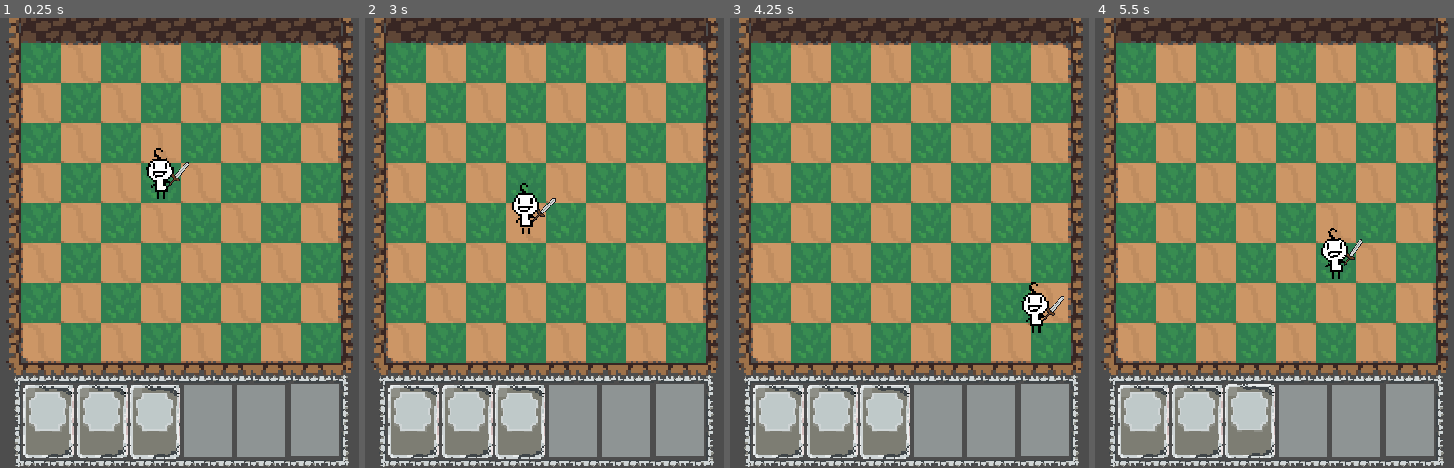
Above: before the commit, frames 1-4 (left to right).
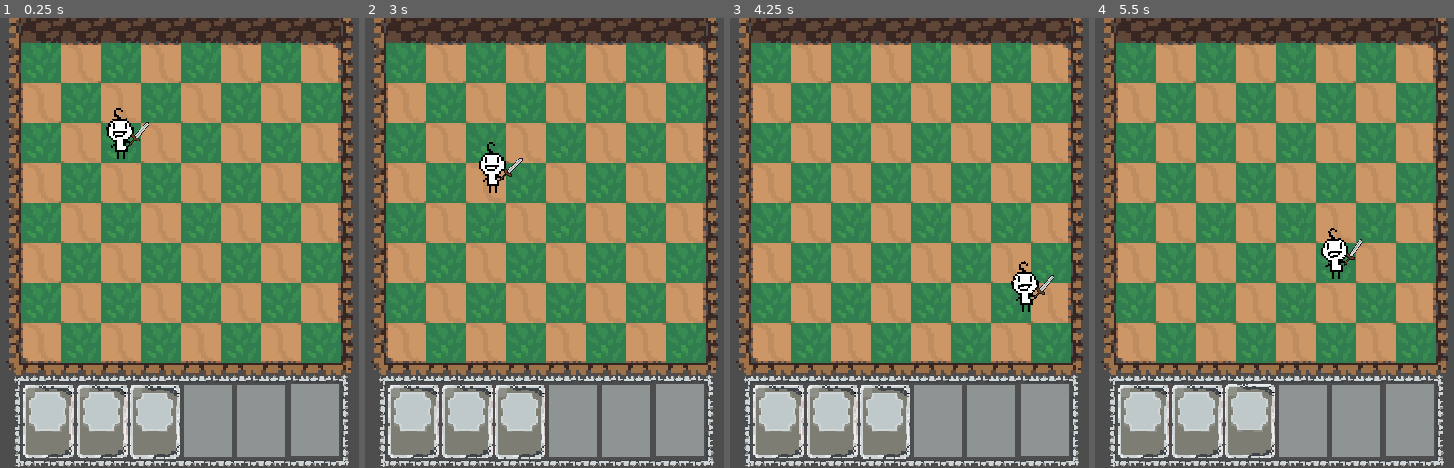
Above: after the commit, the same moments.

Repository: esp-ahz/demo
Game: Godot game, scene res://Level/demo_level/demo_level.tscn
The game is run twice, just before and just after one commit, with the same random seed, the same clock (stepped at 60 frames per second) and the same inputs.
Inputs (mouse positions are in pixels of both pictures, inside the frame that each line leads up to):
- Up to frame 1 (0.25 s): no input
- Up to frame 2 (3 s): drag from (415, 423) to (627, 144) at 0.52 s; tap Enter at 1.25 s; drag from (465, 423) to (505, 333) at 1.27 s; move the mouse to (519, 423) at 2.02 s; press the mouse at (519, 423) at 2.03 s; release the mouse at (519, 423) at 2.75 s; drag from (505, 333) to (outside the picture) at 2.77 s
- Up to frame 3 (4.25 s): move the mouse to (outside the picture) at 3.52 s; press the mouse at (outside the picture) at 3.53 s
- Up to frame 4 (5.5 s): release the mouse at (outside the picture) at 4.25 s; drag from (outside the picture) to (1249, 423) at 4.27 s; move the mouse to (1317, 243) at 5.02 s; press the mouse at (1317, 243) at 5.03 s

The runs differ from the first frame. In frame 1, 1.1% of the frame differs, in the area x 29-53%, y 20-41%; in frame 2, 1.0%; in frame 3, 0.9%; in frame 4, nothing differs.

Commit message:
The abstract class PlayerBase has now been released.

Diff:
--- a/Level/demo_level/demo_level.tscn
+++ b/Level/demo_level/demo_level.tscn
@@ -283,7 +283,7 @@
 script = ExtResource("9_p5yiv")
 
 [node name="CharacterBody2D" parent="." instance=ExtResource("10_y361g")]
-position = Vector2(144, 144)
+position = Vector2(798, 285)
 
 [node name="deck" parent="." instance=ExtResource("11_mbbmm")]
 position = Vector2(75, 908)
--- a/Player/PlayerBase.gd
+++ b/Player/PlayerBase.gd
@@ -1,11 +1,84 @@
-extends Node
+extends CharacterBody2D
+
+var animation_player = null		#角色动画
+var skeleton = null				#骨骼
+var polygon = null				#角色图片
+var speed = 500
+
+# moving 移动相关
+const SCALE = 96
+const POSITION_FIX_X = 48
+const POSITION_FIX_Y = 48
+var initPos: Vector2
+var canMove = false
+var destination = initPos
+
+# charactor attributes 角色属性
+const DEF_HP = 11 	#DEF for DEFAULT
+const DEF_MOVEMENT = 3
+const DEF_MAIN_ACT = 1
+const DEF_EXTRA_ACT = 1
+var hp: int
+var movement: int
+var mainAct: int
+var extraAct: int
+
+# equipment 角色装备
+var weapon = [null, null]
+var armor = null
+var items = [null,]
+var maxItemNum = 1	# 可装备道具上限，由角色属性和装备决定
+
+# magic list 角色法术
+var magic = [null, null]
+
 
 
 # Called when the node enters the scene tree for the first time.
 func _ready():
-	pass # Replace with function body.
-
+	destination = initPos
+	var dest = Vector2(0, 0)
+	dest[0] = initPos[0] * SCALE + POSITION_FIX_X
+	dest[1] = initPos[1] * SCALE + POSITION_FIX_Y
+	position = dest
+	animation_player.play("待机")
+	pass
 
 # Called every frame. 'delta' is the elapsed time since the previous frame.
 func _process(delta):
+	if canMove:
+		moveTo(destination)
+	if not animation_player.is_playing():
+		animation_player.play("待机")
 	pass
+
+func _input(event):
+	if event is InputEventMouseButton and event.button_index == MOUSE_BUTTON_LEFT and event.is_pressed():
+		destination[0] = floor(get_global_mouse_position()[0] / SCALE)
+		destination[1] = floor(get_global_mouse_position()[1] / SCALE)
+		if destination[0] < 8 and destination[0] >= 0 and destination[1] < 8 and destination[1] >= 0:
+			canMove = true
+	if event is InputEventMouseButton and event.button_index == MOUSE_BUTTON_RIGHT and event.is_pressed():
+		if floor(get_global_mouse_position()[0] / SCALE) < destination[0]:
+			if skeleton.scale.x > 0:
+				skeleton.scale.x = skeleton.scale.x * -1
+		elif skeleton.scale.x < 0:
+			skeleton.scale.x = skeleton.scale.x * -1
+		normalAttack()
+	pass
+
+func moveTo(destination):
+	var dest = Vector2(0, 0)
+	dest[0] = destination[0] * SCALE + POSITION_FIX_X
+	dest[1] = destination[1] * SCALE + POSITION_FIX_Y
+	velocity = position.direction_to(dest) * speed
+	if position.distance_to(dest) > 10:
+		move_and_slide()
+	else:
+		position = dest
+		canMove = false
+	pass
+
+func normalAttack():
+	animation_player.play("攻击")
+	pass
--- a/Player/player_dummy/player_dummy.gd
+++ b/Player/player_dummy/player_dummy.gd
@@ -1,83 +1,21 @@
-extends CharacterBody2D
+extends "res://Player/PlayerBase.gd"
 
-@onready var animation_player = $AnimationPlayer		#角色动画
-@onready var skeleton = $Skeleton2D						#骨骼
-@onready var polygon = $Polygon2D						#角色图片
-@export var speed = 500
+@onready var dummy_player = $"."
 
-# moving 移动相关
-const SCALE = 96
-const POSITION_FIX_X = 48
-const POSITION_FIX_Y = 48
-const initPos = Vector2(3,3)
-var canMove = false
-var destination = initPos
+func _ready():
+	#绑定具体角色资源
+	animation_player = $AnimationPlayer		#角色动画
+	skeleton = $Skeleton2D					#骨骼
+	polygon = $Polygon2D					#角色图片
 
-# charactor attributes 角色属性
-const DEF_HP = 11 	#DEF for DEFAULT
-const DEF_MOVEMENT = 3
-const DEF_MAIN_ACT = 1
-const DEF_EXTRA_ACT = 1
-var hp = DEF_HP
-var movement = DEF_MOVEMENT
-var mainAct = DEF_MAIN_ACT
-var extraAct = DEF_EXTRA_ACT
+	#设置角色属性
+	hp = DEF_HP
+	movement = DEF_MOVEMENT
+	mainAct = DEF_MAIN_ACT
+	extraAct = DEF_EXTRA_ACT
 
-# equipment 角色装备
-var weapon = [0, 0]
-var armor = 0
-var items = [0]
-var maxItemNum = 1	# 可装备道具上限，由角色属性和装备决定
+	#设置角色初始位置
+	initPos = Vector2(2,2)
 
-# magic list 角色法术
-var magic = [0, 0]
-
-
-
-# Called when the node enters the scene tree for the first time.
-func _ready():
-	var dest = Vector2(0, 0)
-	dest[0] = initPos[0] * SCALE + POSITION_FIX_X
-	dest[1] = initPos[1] * SCALE + POSITION_FIX_Y
-	position = dest
-	animation_player.play("待机")
-	pass
-
-# Called every frame. 'delta' is the elapsed time since the previous frame.
-func _process(delta):
-	if canMove:
-		moveTo(destination)
-	if not animation_player.is_playing():
-		animation_player.play("待机")
-	pass
-
-func _input(event):
-	if event is InputEventMouseButton and event.button_index == MOUSE_BUTTON_LEFT and event.is_pressed():
-		destination[0] = floor(get_global_mouse_position()[0] / SCALE)
-		destination[1] = floor(get_global_mouse_position()[1] / SCALE)
-		if destination[0] < 8 and destination[0] >= 0 and destination[1] < 8 and destination[1] >= 0:
-			canMove = true
-	if event is InputEventMouseButton and event.button_index == MOUSE_BUTTON_RIGHT and event.is_pressed():
-		if floor(get_global_mouse_position()[0] / SCALE) < destination[0]:
-			if skeleton.scale.x > 0:
-				skeleton.scale.x = skeleton.scale.x * -1
-		elif skeleton.scale.x < 0:
-			skeleton.scale.x = skeleton.scale.x * -1
-		normalAttack()
-	pass
-
-func moveTo(destination):
-	var dest = Vector2(0, 0)
-	dest[0] = destination[0] * SCALE + POSITION_FIX_X
-	dest[1] = destination[1] * SCALE + POSITION_FIX_Y
-	velocity = position.direction_to(dest) * speed
-	if position.distance_to(dest) > 10:
-		move_and_slide()
-	else:
-		position = dest
-		canMove = false
-	pass
-
-func normalAttack():
-	animation_player.play("攻击")
-	pass
+	#启动！
+	super._ready()
